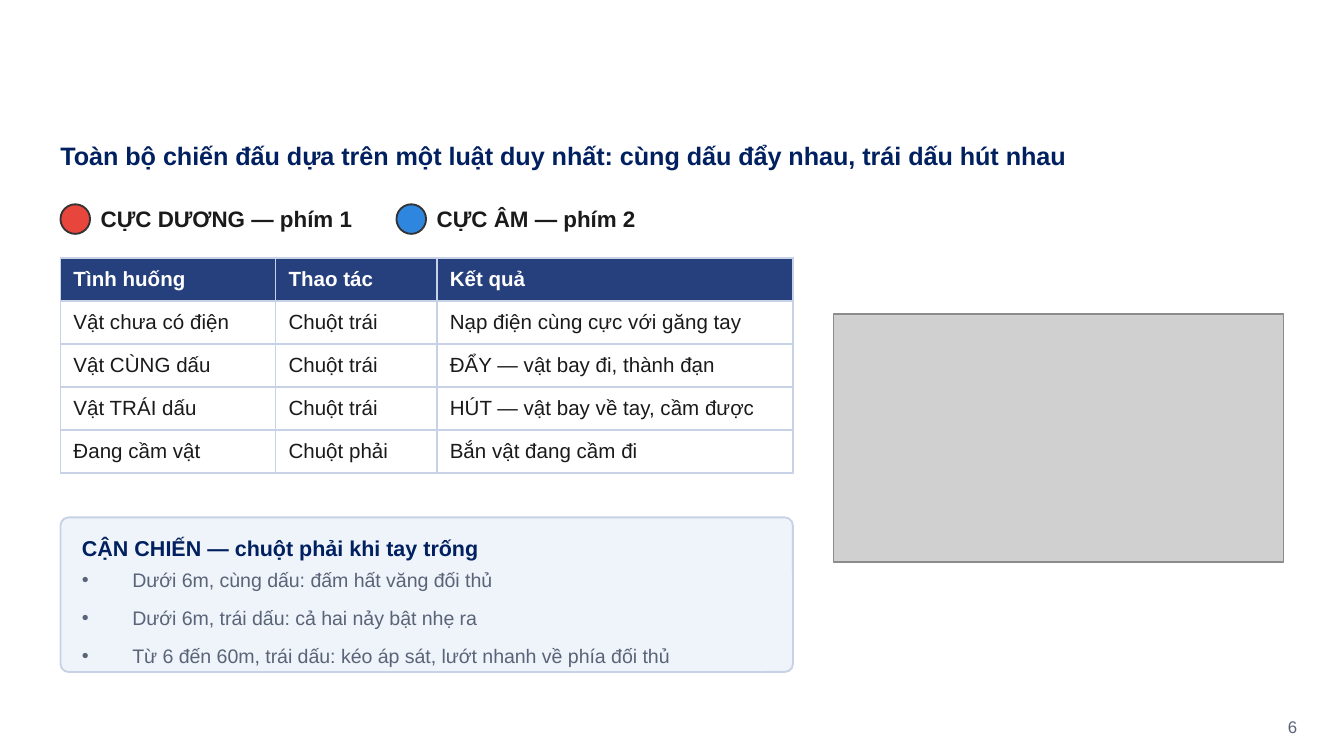
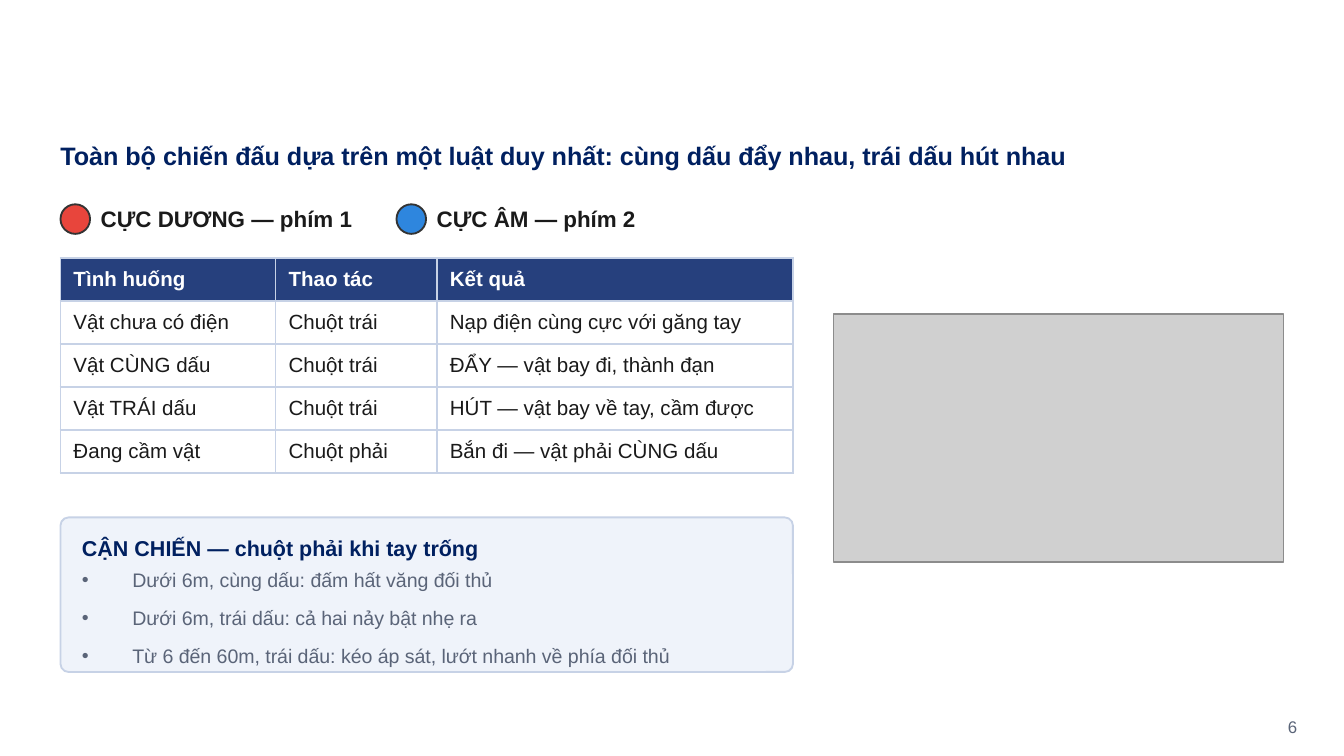
Before and after one commit to nhgkhiem0307/Magneto-Dome, a slide deck: slide 6 of NOP_BAI/[ĐT-QĐ04-BM08] Final Project.pptx. Drawn at 1344x756 pixels with LibreOffice and Linux fonts; fonts in the diff are those of the drawing; grey boxes stand for pictures; background and template pictures are left out. Boxes give left, top, right and bottom in pixels: in the first picture for what was removed or moved away, otherwise in the second. Text is boxed around its words. In the diff, an @@ line names an element or a change of style, - is before the commit and + after.

```diff
--- a/NOP_BAI/[ĐT-QĐ04-BM08] Final Project.pptx
+++ b/NOP_BAI/[ĐT-QĐ04-BM08] Final Project.pptx
@@ table at (60,258,793,467) @@
-row 5, column 3: Bắn vật đang cầm đi
+row 5, column 3: Bắn đi — vật phải CÙNG dấu
```
Also in this commit, not shown: 2 other slides changed, 37 other files.
